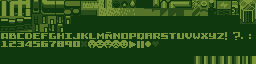
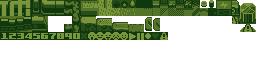
The second 256x64 image is a revision of the first. Changes to its layers:
added layer "tileset_DMG_Urban" above "Capa 10" over [0, 0, 256, 40]
hid "Capa 10" over [0, 0, 256, 64]
hid "Capa 9 copia 2" over [32, 10, 56, 39]
